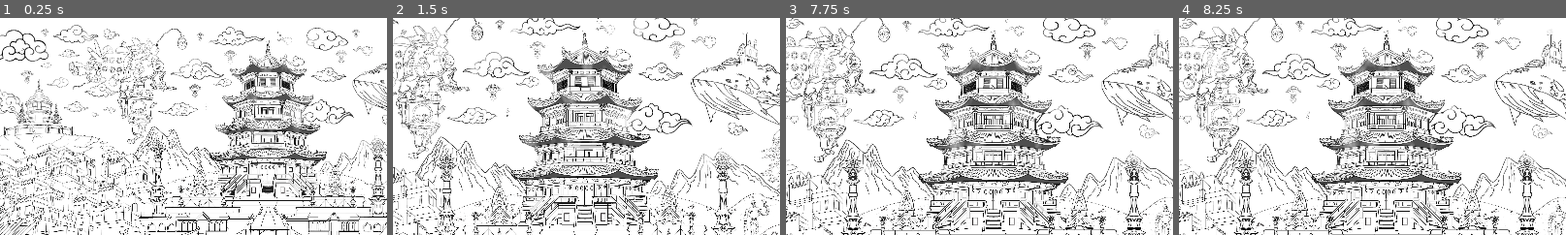
Above: before the commit, frames 1-4 (left to right).
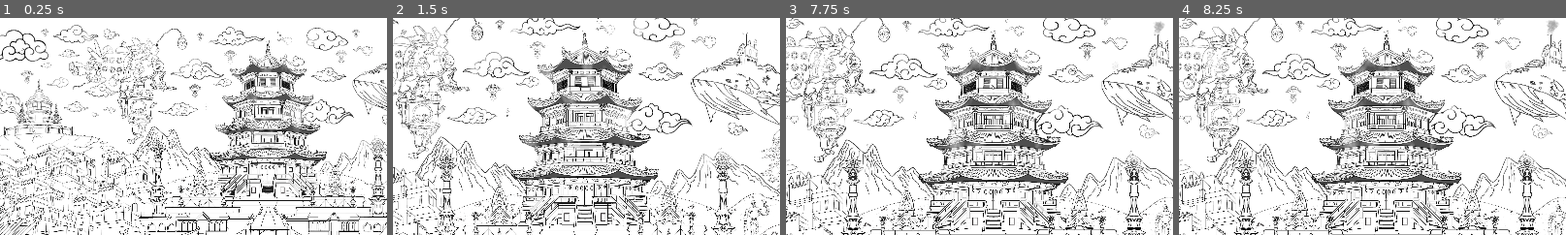
Above: after the commit, the same moments.

Repository: Wpan0n/_HiddenPaws_
Game: Godot game, scene res://scences/MainGame.tscn
Two runs of this game, one before a commit and one after it. Both use one fixed random seed, a clock stepped at 60 frames per second and the inputs below.
Inputs (mouse positions are % of the whole screen's width and height, from its top left):
- Up to frame 1 (0.25 s): no input
- Up to frame 2 (1.5 s): move the mouse to (72, 45) at 0.52 s; click (72, 45) at 0.67 s; drag from (30, 55) to (45, 70) at 1.27 s
- Up to frame 3 (7.75 s): move the mouse to (60, 28) at 2.02 s; click (60, 28) at 2.17 s; drag from (45, 70) to (20, 35) at 2.77 s; move the mouse to (80, 65) at 3.52 s; click (80, 65) at 3.67 s; drag from (20, 35) to (35, 25) at 4.27 s; move the mouse to (55, 50) at 5.02 s; click (55, 50) at 5.17 s; drag from (35, 25) to (30, 55) at 5.77 s; move the mouse to (72, 45) at 6.52 s; click (72, 45) at 6.67 s; tap Enter at 7.25 s; drag from (30, 55) to (45, 70) at 7.27 s
- Up to frame 4 (8.25 s): tap Space at 8 s; move the mouse to (60, 28) at 8.02 s; click (60, 28) at 8.17 s
The pictures show only the part of the screen within x 22-72%, y 0-50%; the shares and areas given below are measured in that part.

Frames 1-2 are identical in both runs. In frame 3, 0.1% of the frame differs, in the area x 84-98%, y 1-23%; in frame 4, 0.1%, in the area x 84-98%, y 0-24%.

Commit message:
Update MainGame.tscn

Diff:
--- a/scences/MainGame.tscn
+++ b/scences/MainGame.tscn
@@ -1296,7 +1296,7 @@
 position = Vector2(1381, -1954)
 amount = 2000
 lifetime = 3.5
-speed_scale = 0.1
+speed_scale = 0.2
 texture = ExtResource("108_6p3bw")
 emission_shape = 2
 emission_sphere_radius = 28.0
@@ -1327,7 +1327,7 @@
 position = Vector2(973, -1595)
 amount = 1000
 lifetime = 2.0
-speed_scale = 0.05
+speed_scale = 0.15
 texture = ExtResource("108_6p3bw")
 emission_shape = 2
 emission_sphere_radius = 28.0
